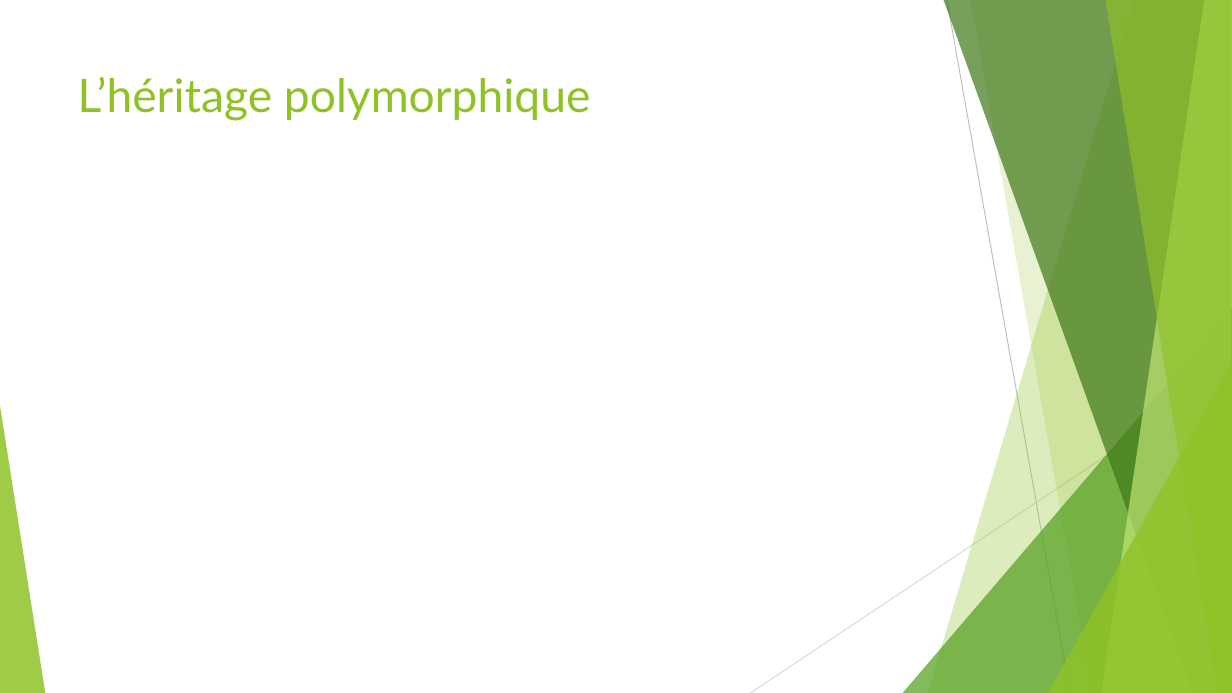
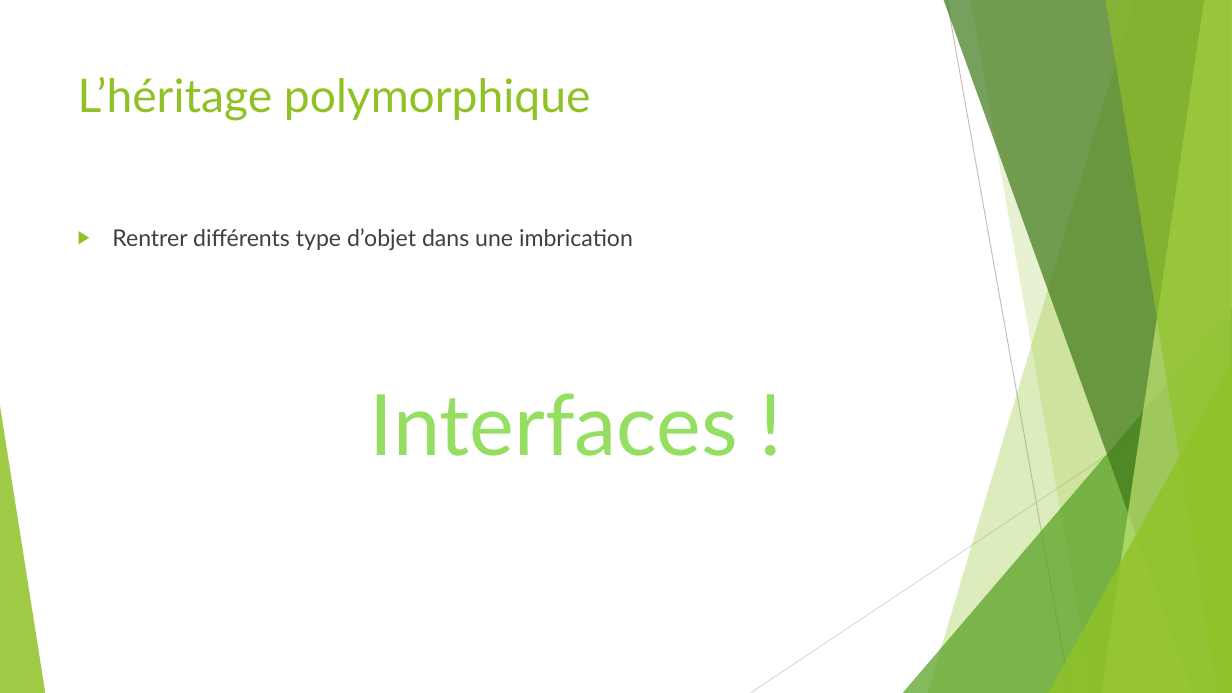
Before and after one commit to worming004/OOPAndGo, a slide deck: slide 14 of PPT/OOPAndGo.pptx. Drawn at 1232x693 pixels with LibreOffice and Linux fonts; fonts in the diff are those of the drawing. Boxes give left, top, right and bottom in pixels: in the first picture for what was removed or moved away, otherwise in the second. Text is boxed around its words. In the diff, an @@ line names an element or a change of style, - is before the commit and + after.

Commit message:
interfaces et héritage

```diff
--- a/PPT/OOPAndGo.pptx
+++ b/PPT/OOPAndGo.pptx
@@ text added at <box>112,228,633,250</box>, 18 pt, text #404040 @@
+▶ Rentrer différents type d’objet dans une imbrication
@@ text added at <box>370,393,738,456</box>, 66 pt, text #94DE61 @@
+Interfaces !
```
Also in this commit, not shown: 3 other slides changed, 1 slide added, 1 other file.
